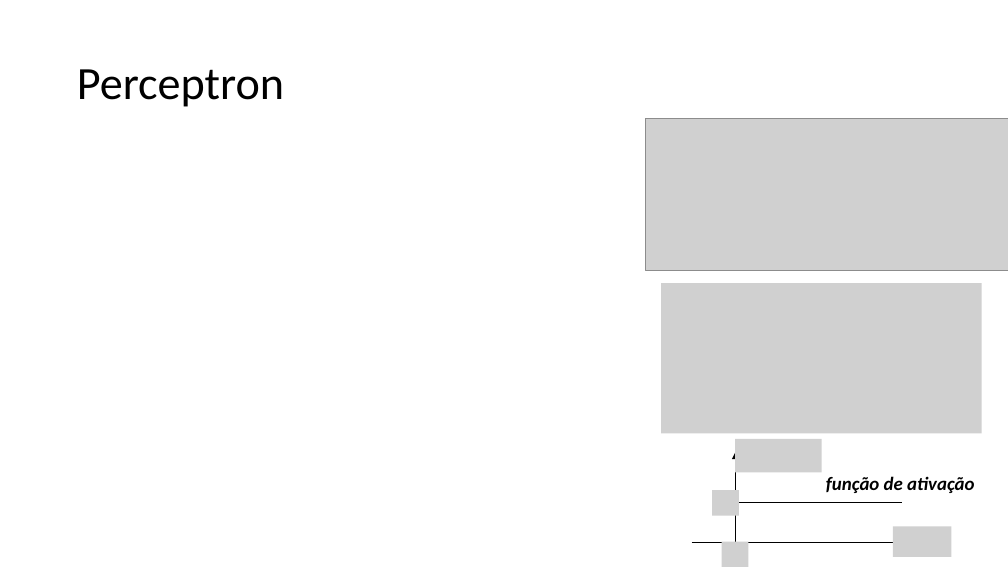
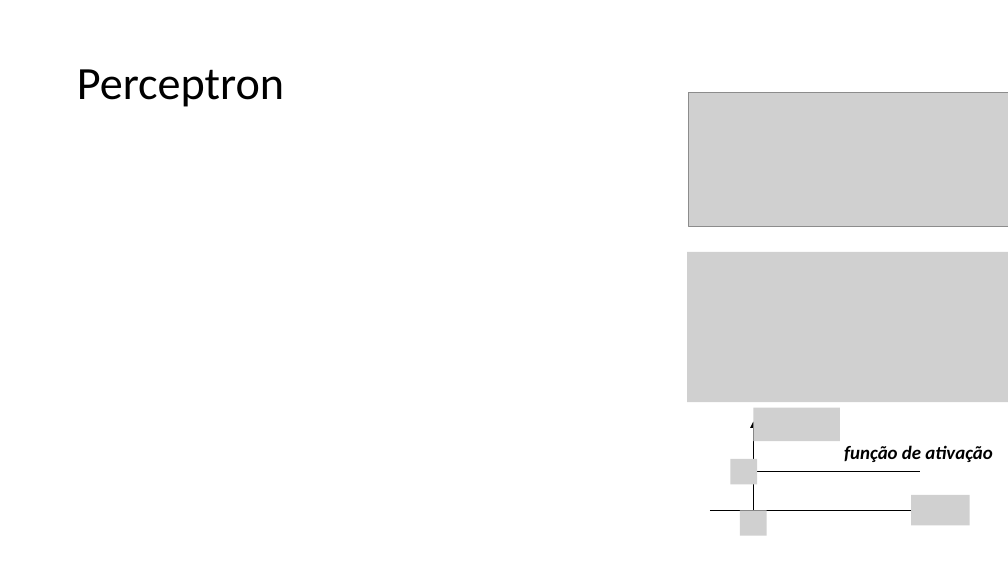
Before and after one commit to zz4fap/t320_aprendizado_de_maquina, a slide deck: slide 15 of slides/T320_Redes_Neurais_Artificiais (Parte I).pptx. Drawn at 1008x567 pixels with LibreOffice and Linux fonts; fonts in the diff are those of the drawing; grey boxes stand for pictures. Boxes give left, top, right and bottom in pixels: in the first picture for what was removed or moved away, otherwise in the second. Text is boxed around its words. In the diff, an @@ line names an element or a change of style, - is before the commit and + after.

```diff
--- a/slides/T320_Redes_Neurais_Artificiais (Parte I).pptx
+++ b/slides/T320_Redes_Neurais_Artificiais (Parte I).pptx
@@ picture: place and size @@
-picture at (646,118,1008,270)
+picture at (688,92,1008,226)
@@ picture: place and size @@
-picture at (662,283,982,433)
+picture at (687,252,1008,402)
@@ 4 pictures, 2 arrows, 1 text, 1 line: place and size @@
-4 pictures, 2 arrows, 1 text, 1 line at (692,439,974,567)
+4 pictures, 2 arrows, 1 text, 1 line at (710,408,992,536)
```
Also in this commit, not shown: 11 other slides changed, 4 other files.
